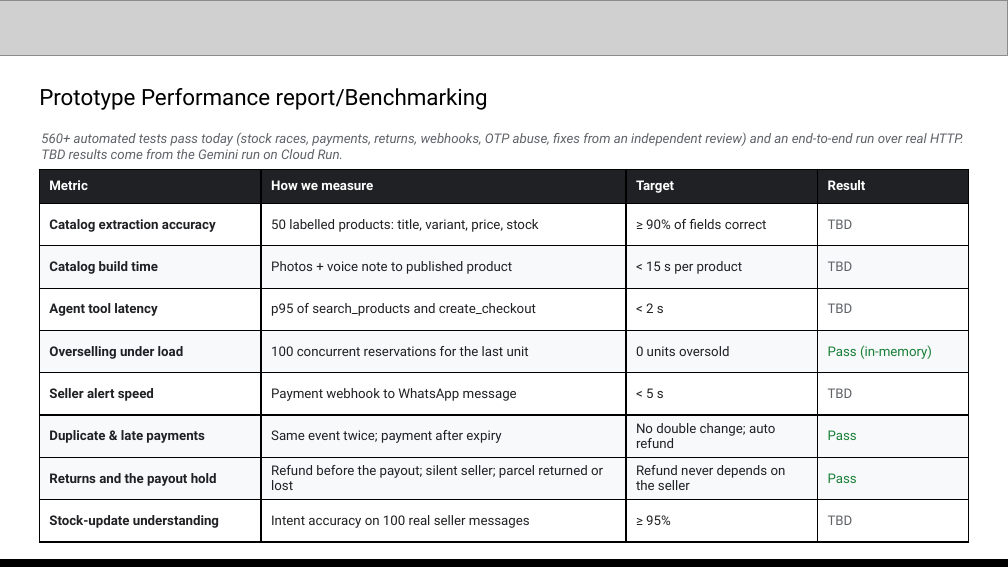
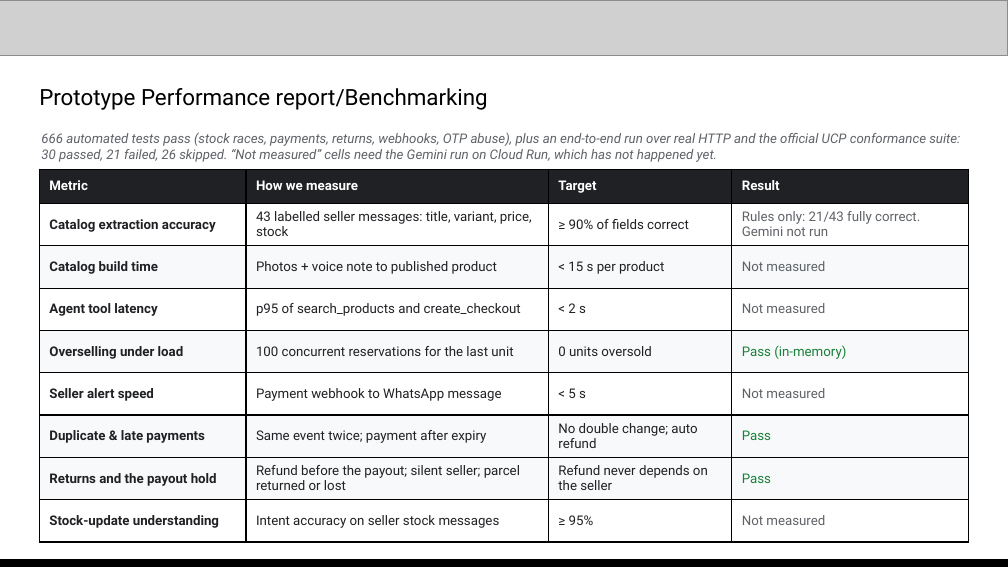
Before and after one commit to galihsatriawan/etalase, a slide deck: slide 11 of submission/Etalase_AI_Builder_Cup_Submission.pptx. Drawn at 1008x567 pixels with LibreOffice and Linux fonts; fonts in the diff are those of the drawing; grey boxes stand for pictures. Boxes give left, top, right and bottom in pixels: in the first picture for what was removed or moved away, otherwise in the second. Text is boxed around its words. In the diff, an @@ line names an element or a change of style, - is before the commit and + after.

```diff
--- a/submission/Etalase_AI_Builder_Cup_Submission.pptx
+++ b/submission/Etalase_AI_Builder_Cup_Submission.pptx
@@ text at (41, 132, 960, 162): text changed @@
-560+ automated tests pass today (stock races, payments, returns, webhooks, OTP abuse, fixes from an independent review) and an end-to-end run over real HTTP. TBD results come from the Gemini run on Cloud Run.
+666 automated tests pass (stock races, payments, returns, webhooks, OTP abuse), plus an end-to-end run over real HTTP and the official UCP conformance suite: 30 passed, 21 failed, 26 skipped. “Not measured” cells need the Gemini run on Cloud Run, which has not happened yet.
@@ table at (39, 169, 969, 542) @@
-row 2, column 2: 50 labelled products: title, variant, price, stock
+row 2, column 2: 43 labelled seller messages: title, variant, price, stock
-row 2, column 4: TBD
+row 2, column 4: Rules only: 21/43 fully correct. Gemini not run
-row 3, column 4: TBD
+row 3, column 4: Not measured
-row 4, column 4: TBD
+row 4, column 4: Not measured
-row 6, column 4: TBD
+row 6, column 4: Not measured
-row 9, column 2: Intent accuracy on 100 real seller messages
+row 9, column 2: Intent accuracy on seller stock messages
-row 9, column 4: TBD
+row 9, column 4: Not measured
```
Also in this commit, not shown: 2 other slides changed, 1 other file.
